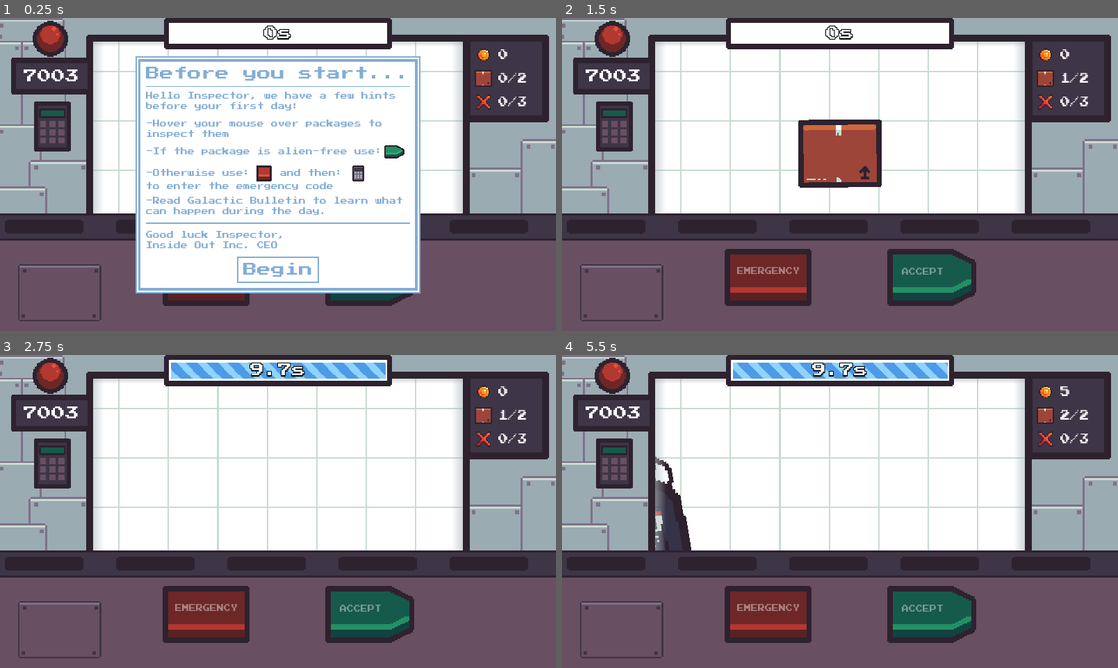
Above: before the commit, frames 1-4 (two rows, left to right).
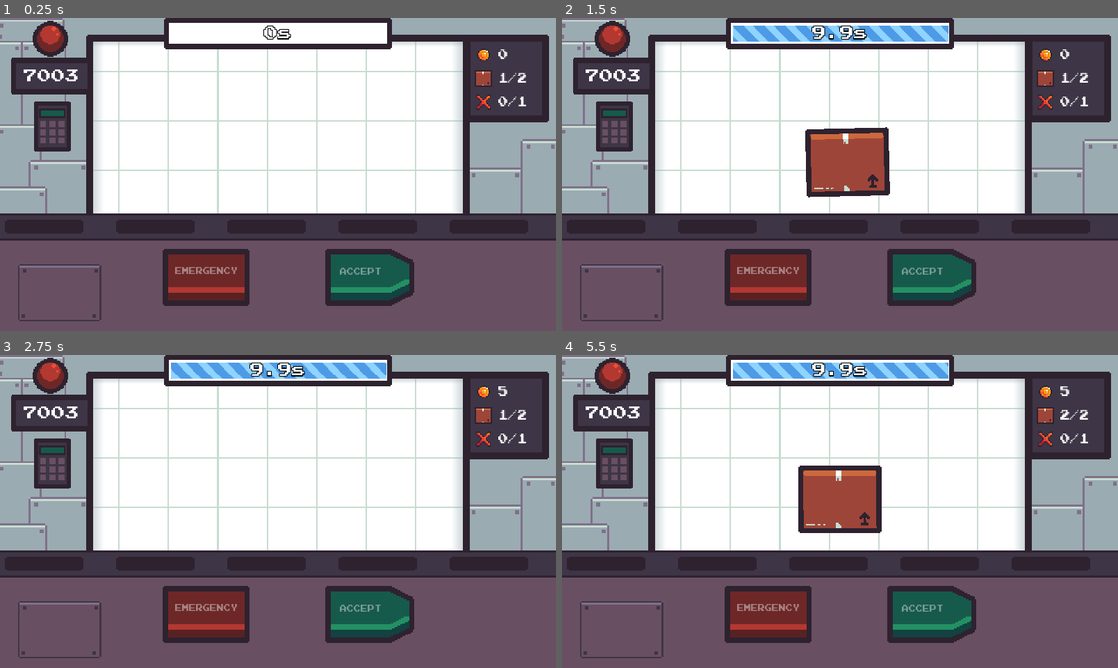
Above: after the commit, the same moments.

Repository: FixelDev/inside-out-inc
Game: Godot game, scene res://scenes/game/game.tscn
Same seed, same stepped clock (60 frames per second), same inputs: the game is played once before the commit and once after it.
Inputs (mouse positions are in pixels of both pictures, inside the frame that each line leads up to):
- Up to frame 1 (0.25 s): no input
- Up to frame 2 (1.5 s): click (840, 268) at 0.5 s, where only the run before the commit has a clickable "Begin"; click (940, 277) at 1.25 s, where only the run after the commit has a clickable "ACCEPT"
- Up to frame 3 (2.75 s): click (378, 614) at 2 s, where only the run before the commit has a clickable "ACCEPT"
- Up to frame 4 (5.5 s): move the mouse to (962, 495) at 2.77 s; tap Enter at 3.5 s; move the mouse to (728, 527) at 3.52 s; move the mouse to (895, 442) at 4.27 s; move the mouse to (812, 574) at 5.02 s

The runs differ from the first frame. In frame 1, 19% of the frame differs, in the area x 24-95%, y 12-88%; in frame 2, 4.2%; in frame 3, 0.1%; in frame 4, 4.5%.

Commit message:
Changed emergency crate animation to tween, added pause menu, added safe check in scene manager if scene is already changing

Diff:
--- a/day/day0.tres
+++ b/day/day0.tres
@@ -4,9 +4,9 @@
 
 [resource]
 script = ExtResource("1_7ig46")
-number = 1
+number = 2
 packages_amount = 2
-strikes_amount = 3
+strikes_amount = 1
 normal_time_left = 10.0
 emergency_time_left = 7.0
 package_type_odds = {
--- a/entities/emergency_crate/emergency_crate.gd
+++ b/entities/emergency_crate/emergency_crate.gd
@@ -1,16 +1,21 @@
 class_name EmergencyCrate extends Node2D
 
 @onready var animation_player = %AnimationPlayer
+@onready var emergency_crate_starting_point = %EmergencyCrateStartingPoint
+@onready var emergency_crate_ending_point_point = %EmergencyCrateEndingPointPoint
 
 var is_emergency_mode: bool = false
 
 
 func close() -> void:
-	animation_player.play("toggle")
-
+	move(emergency_crate_ending_point_point.global_position)
 
 func open() -> void:
-	animation_player.play_backwards("toggle")
+	move(emergency_crate_starting_point.global_position)
+
+func move(final_position: Vector2) -> void:
+	var tween: Tween = get_tree().create_tween()
+	tween.tween_property(self, "position", final_position, 0.7).set_trans(Tween.TRANS_CUBIC)
 
 
 func _on_game_emergency_mode_toggled(enabled):
--- a/globals/scene_manager/scene_manager.gd
+++ b/globals/scene_manager/scene_manager.gd
@@ -8,16 +8,22 @@
 @export var game_over_scene: PackedScene
 @export var ending_scene: PackedScene
 
+var is_chaning_scene: bool = false
 
 
 func load_scene(scene_to_load: PackedScene) -> void:
+	if is_chaning_scene:
+		return
+
+
 	var tween: Tween = get_tree().create_tween()
 	tween.tween_property(transition, "size:y", 720, 1).set_trans(Tween.TRANS_CUBIC)
+	is_chaning_scene = true
 
 	await tween.finished
-
 
 	get_tree().change_scene_to_packed(scene_to_load)
 
 	var tween2: Tween = get_tree().create_tween()
 	tween2.tween_property(transition, "size:y", 0, 1).set_trans(Tween.TRANS_CUBIC)
+	is_chaning_scene = false
--- a/globals/scene_manager/scene_manager.tscn
+++ b/globals/scene_manager/scene_manager.tscn
@@ -21,6 +21,7 @@
 axis_stretch_vertical = 1
 
 [node name="SceneManager" type="Node2D" node_paths=PackedStringArray("transition")]
+process_mode = 3
 script = ExtResource("1_liu1a")
 transition = NodePath("UI/ScrollingStripes")
 game_scene = ExtResource("2_amwk1")
--- a/project.godot
+++ b/project.godot
@@ -33,6 +33,14 @@
 
 theme/custom="res://ui/main_theme.tres"
 
+[input]
+
+pause={
+"deadzone": 0.5,
+"events": [Object(InputEventKey,"resource_local_to_scene":false,"resource_name":"","device":-1,"window_id":0,"alt_pressed":false,"shift_pressed":false,"ctrl_pressed":false,"meta_pressed":false,"pressed":false,"keycode":0,"physical_keycode":4194305,"key_label":0,"unicode":0,"echo":false,"script":null)
+]
+}
+
 [layer_names]
 
 2d_render/layer_1="window"
--- a/scenes/game/game.tscn
+++ b/scenes/game/game.tscn
@@ -61,6 +61,7 @@
 [ext_resource type="PackedScene" uid="uid://c0qvln8yg28ys" path="res://entities/laser/laser.tscn" id="54_6k7yb"]
 [ext_resource type="PackedScene" uid="uid://ca22i4rw6fnel" path="res://entities/packages/destroy_particles.tscn" id="55_4wqyy"]
 [ext_resource type="PackedScene" uid="uid://dwxqwd52lirsk" path="res://entities/ceo/ceo.tscn" id="61_7lq78"]
+[ext_resource type="Script" path="res://scenes/game/pause_manager.gd" id="62_1wd3c"]
 
 [sub_resource type="StyleBoxTexture" id="StyleBoxTexture_h1ktb"]
 texture = ExtResource("6_4fdm3")
@@ -300,6 +301,30 @@
 [sub_resource type="StyleBoxEmpty" id="StyleBoxEmpty_pk5j0"]
 
 [sub_resource type="StyleBoxEmpty" id="StyleBoxEmpty_mixbw"]
+
+[sub_resource type="StyleBoxFlat" id="StyleBoxFlat_lhihd"]
+bg_color = Color(0.109804, 0.109804, 0.109804, 0.615686)
+
+[sub_resource type="StyleBoxFlat" id="StyleBoxFlat_iw5s5"]
+bg_color = Color(0.169245, 0.169245, 0.169245, 1)
+
+[sub_resource type="StyleBoxFlat" id="StyleBoxFlat_tua74"]
+bg_color = Color(0.129558, 0.129559, 0.129558, 1)
+expand_margin_left = 15.0
+expand_margin_top = 15.0
+expand_margin_right = 15.0
+expand_margin_bottom = 15.0
+
+[sub_resource type="StyleBoxFlat" id="StyleBoxFlat_hrtox"]
+bg_color = Color(0.87451, 0.87451, 0.87451, 1)
+expand_margin_left = 15.0
+expand_margin_top = 15.0
+expand_margin_right = 15.0
+expand_margin_bottom = 15.0
+
+[sub_resource type="StyleBoxEmpty" id="StyleBoxEmpty_jcs1c"]
+
+[sub_resource type="StyleBoxEmpty" id="StyleBoxEmpty_cy1b4"]
 
 [sub_resource type="Animation" id="Animation_f1e78"]
 length = 0.001
@@ -921,6 +946,91 @@
 theme_override_styles/focus = SubResource("StyleBoxEmpty_mixbw")
 text = "Begin"
 
+[node name="PausePanel" type="Panel" parent="UI"]
+unique_name_in_owner = true
+visible = false
+anchors_preset = 15
+anchor_right = 1.0
+anchor_bottom = 1.0
+grow_horizontal = 2
+grow_vertical = 2
+theme_override_styles/panel = SubResource("StyleBoxFlat_lhihd")
+
+[node name="PanelContainer" type="PanelContainer" parent="UI/PausePanel"]
+layout_mode = 1
+anchors_preset = 8
+anchor_left = 0.5
+anchor_top = 0.5
+anchor_right = 0.5
+anchor_bottom = 0.5
+offset_left = -20.0
+offset_top = -20.0
+offset_right = 20.0
+offset_bottom = 20.0
+grow_horizontal = 2
+grow_vertical = 2
+theme_override_styles/panel = SubResource("StyleBoxFlat_iw5s5")
+
+[node name="MarginContainer" type="MarginContainer" parent="UI/PausePanel/PanelContainer"]
+layout_mode = 2
+theme_override_constants/margin_left = 50
+theme_override_constants/margin_top = 10
+theme_override_constants/margin_right = 50
+theme_override_constants/margin_bottom = 10
+
+[node name="VBoxContainer" type="VBoxContainer" parent="UI/PausePanel/PanelContainer/MarginContainer"]
+layout_mode = 2
+
+[node name="Label" type="Label" parent="UI/PausePanel/PanelContainer/MarginContainer/VBoxContainer"]
+layout_mode = 2
+theme_override_font_sizes/font_size = 32
+text = "PAUSE"
+horizontal_alignment = 1
+vertical_alignment = 1
+
+[node name="Spacer" type="Control" parent="UI/PausePanel/PanelContainer/MarginContainer/VBoxContainer"]
+custom_minimum_size = Vector2(0, 5)
+layout_mode = 2
+
+[node name="LineDivider" parent="UI/PausePanel/PanelContainer/MarginContainer/VBoxContainer" instance=ExtResource("41_y1et5")]
+layout_mode = 2
+
+[node name="Spacer2" type="Control" parent="UI/PausePanel/PanelContainer/MarginContainer/VBoxContainer"]
+custom_minimum_size = Vector2(0, 20)
+layout_mode = 2
+
+[node name="ResumeButton" type="Button" parent="UI/PausePanel/PanelContainer/MarginContainer/VBoxContainer"]
+process_mode = 3
+layout_mode = 2
+theme_override_colors/font_hover_color = Color(0.129412, 0.129412, 0.129412, 1)
+theme_override_font_sizes/font_size = 32
+theme_override_styles/normal = SubResource("StyleBoxFlat_tua74")
+theme_override_styles/hover = SubResource("StyleBoxFlat_hrtox")
+theme_override_styles/pressed = SubResource("StyleBoxFlat_tua74")
+theme_override_styles/disabled = SubResource("StyleBoxEmpty_jcs1c")
+theme_override_styles/focus = SubResource("StyleBoxEmpty_cy1b4")
+text = "RESUME"
+
+[node name="Spacer3" type="Control" parent="UI/PausePanel/PanelContainer/MarginContainer/VBoxContainer"]
+custom_minimum_size = Vector2(0, 40)
+layout_mode = 2
+
+[node name="MenuButton" type="Button" parent="UI/PausePanel/PanelContainer/MarginContainer/VBoxContainer"]
+process_mode = 3
+layout_mode = 2
+theme_override_colors/font_hover_color = Color(0.129412, 0.129412, 0.129412, 1)
+theme_override_font_sizes/font_size = 32
+theme_override_styles/normal = SubResource("StyleBoxFlat_tua74")
+theme_override_styles/hover = SubResource("StyleBoxFlat_hrtox")
+theme_override_styles/pressed = SubResource("StyleBoxFlat_tua74")
+theme_override_styles/disabled = SubResource("StyleBoxEmpty_jcs1c")
+theme_override_styles/focus = SubResource("StyleBoxEmpty_cy1b4")
+text = "MENU"
+
+[node name="Spacer4" type="Control" parent="UI/PausePanel/PanelContainer/MarginContainer/VBoxContainer"]
+custom_minimum_size = Vector2(0, 40)
+layout_mode = 2
+
 [node name="Wall" type="Sprite2D" parent="."]
 texture_repeat = 2
 position = Vector2(641, 292)
@@ -1079,6 +1189,16 @@
 position = Vector2(641, 334)
 lifetime = 1.0
 
+[node name="EmergencyCrateStartingPoint" type="Marker2D" parent="WallWindow"]
+unique_name_in_owner = true
+position = Vector2(641, -131)
+scale = Vector2(4.36, 4.36)
+
+[node name="EmergencyCrateEndingPointPoint" type="Marker2D" parent="WallWindow"]
+unique_name_in_owner = true
+position = Vector2(641, 275)
+scale = Vector2(4.36, 4.36)
+
 [node name="EmergencyCrate" type="Node2D" parent="WallWindow"]
 position = Vector2(641, -131)
 scale = Vector2(4.36, 4.36)
@@ -1176,6 +1296,10 @@
 [node name="CollisionShape2D" type="CollisionShape2D" parent="DestroyArea"]
 shape = SubResource("RectangleShape2D_skdt4")
 
+[node name="PauseManager" type="Node2D" parent="."]
+process_mode = 3
+script = ExtResource("62_1wd3c")
+
 [connection signal="emergency_mode_toggled" from="." to="UI/EmergencyModule" method="_on_game_emergency_mode_toggled"]
 [connection signal="emergency_mode_toggled" from="." to="WallWindow/EmergencyCrate" method="_on_game_emergency_mode_toggled"]
 [connection signal="pressed" from="UI/Table/VBoxContainer/HBoxContainer/EmergencyButton" to="." method="_on_emergency_button_pressed"]
@@ -1187,6 +1311,8 @@
 [connection signal="pressed" from="UI/EmergencyKeypadPanel/VBoxContainer/ButtonsContainer/ResetButton" to="UI/EmergencyKeypadPanel" method="_on_reset_button_pressed"]
 [connection signal="pressed" from="UI/EmergencyKeypadPanel/VBoxContainer/ButtonsContainer/AcceptButton" to="UI/EmergencyKeypadPanel" method="_on_accept_button_pressed"]
 [connection signal="pressed" from="UI/InfoPaper/MarginContainer/VBoxContainer/BeginButton" to="." method="_on_begin_button_pressed"]
+[connection signal="pressed" from="UI/PausePanel/PanelContainer/MarginContainer/VBoxContainer/ResumeButton" to="PauseManager" method="_on_resume_button_pressed"]
+[connection signal="pressed" from="UI/PausePanel/PanelContainer/MarginContainer/VBoxContainer/MenuButton" to="PauseManager" method="_on_menu_button_pressed"]
 [connection signal="timeout" from="Timers/TimerToSpawnPackage" to="." method="_on_timer_to_spawn_package_timeout"]
 [connection signal="timeout" from="Timers/TimerTimeToLeft" to="UI/TimeLeftProgressBarContainer/TimeLeftProgressBar" method="_on_timer_time_to_left_timeout"]
 [connection signal="timeout" from="Timers/TimerExtraTime" to="." method="_on_timer_extra_time_timeout"]
--- /dev/null
+++ b/scenes/game/pause_manager.gd
@@ -0,0 +1,20 @@
+extends Node2D
+
+@onready var pause_panel = %PausePanel
+
+
+func _input(event) -> void:
+	if event.is_action_pressed("pause"):
+		pause_panel.show()
+		get_tree().paused = true
+
+
+
+func _on_resume_button_pressed():
+	pause_panel.hide()
+	get_tree().paused = false
+
+
+func _on_menu_button_pressed():
+	SceneManager.load_scene(SceneManager.menu_scene)
+	get_tree().paused = false
--- a/ui/scrolling_stripes/scrolling_stripes.tscn
+++ b/ui/scrolling_stripes/scrolling_stripes.tscn
@@ -16,6 +16,7 @@
 region_rect = Rect2(0, 0, 32, 32)
 
 [node name="ScrollingStripes" type="Panel"]
+process_mode = 3
 texture_repeat = 2
 material = SubResource("ShaderMaterial_lg2dw")
 anchors_preset = 15
Not shown: 1 places in scenes/game/game.tscn that only renumber resources
